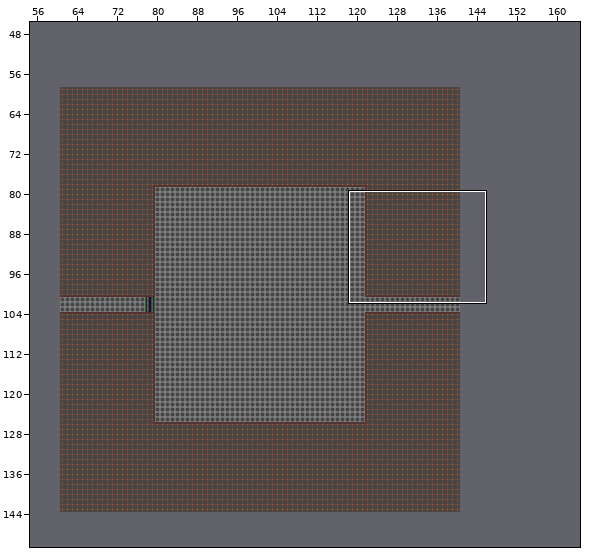
Two versions of a level (Tiled map, Assets/TiledMapsRaw/Boss.tmx). Above, an overview of the earlier version with the close-up marked.
Close-up. Before the commit:
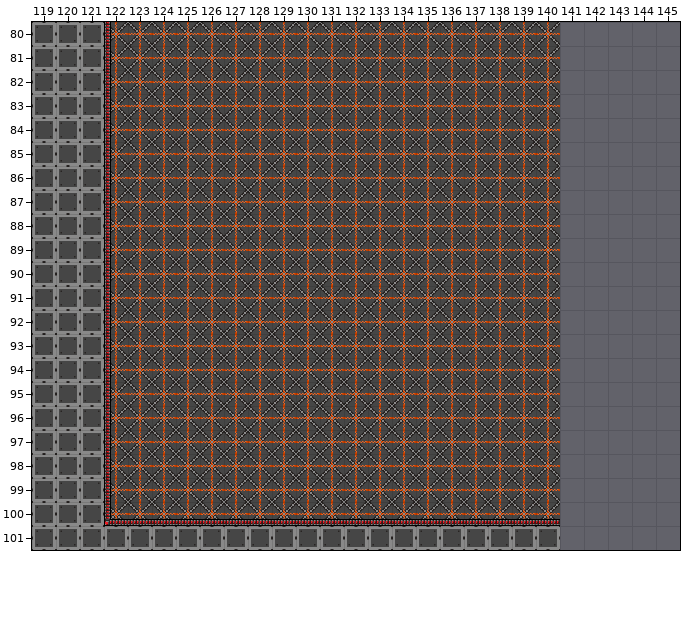
Cells are 32x32 px. Shown: x 119..145, y 80..101. The commit also changed other parts of the map, which this record leaves out.
The result:
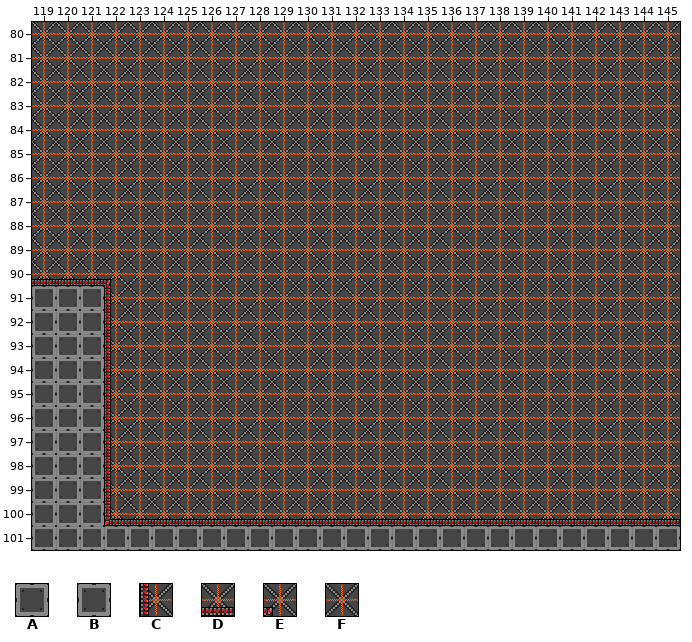
Key: from "Test Level": A 0, B 0 turned 180, C 1 turned 180, D 1 turned 90, E 2 turned 90, F 22.
_ is an empty cell.
Diff:
Layer "Tile Layer 3":
There is now tile B in row 101 at x 141 to 145.
The edit turns tile A into tile D in row 90 at x 119 to 121.
There is now tile D in row 100 at x 141 to 145.
The edit turns tile C into tile E in row 90 at x 122.
The edit turns tile A into tile F in rows 80 to 89 at x 119 to 121.
The edit turns tile C into tile F in rows 80 to 89 at x 122.
There is now tile F in rows 80 to 99 at x 141 to 145.
Where, in picture pixels (left, top, right, bottom), the same in both close-ups:
changed: (32, 22, 111, 286)
added: (560, 22, 680, 550)
